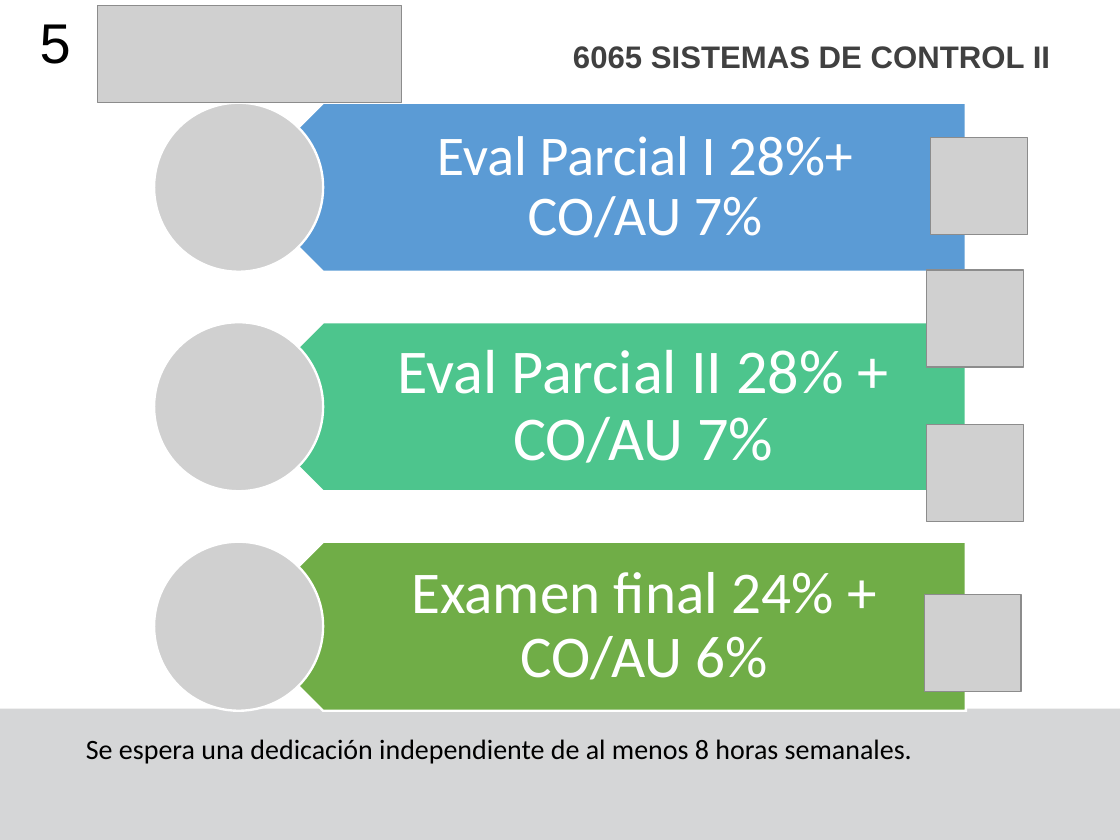
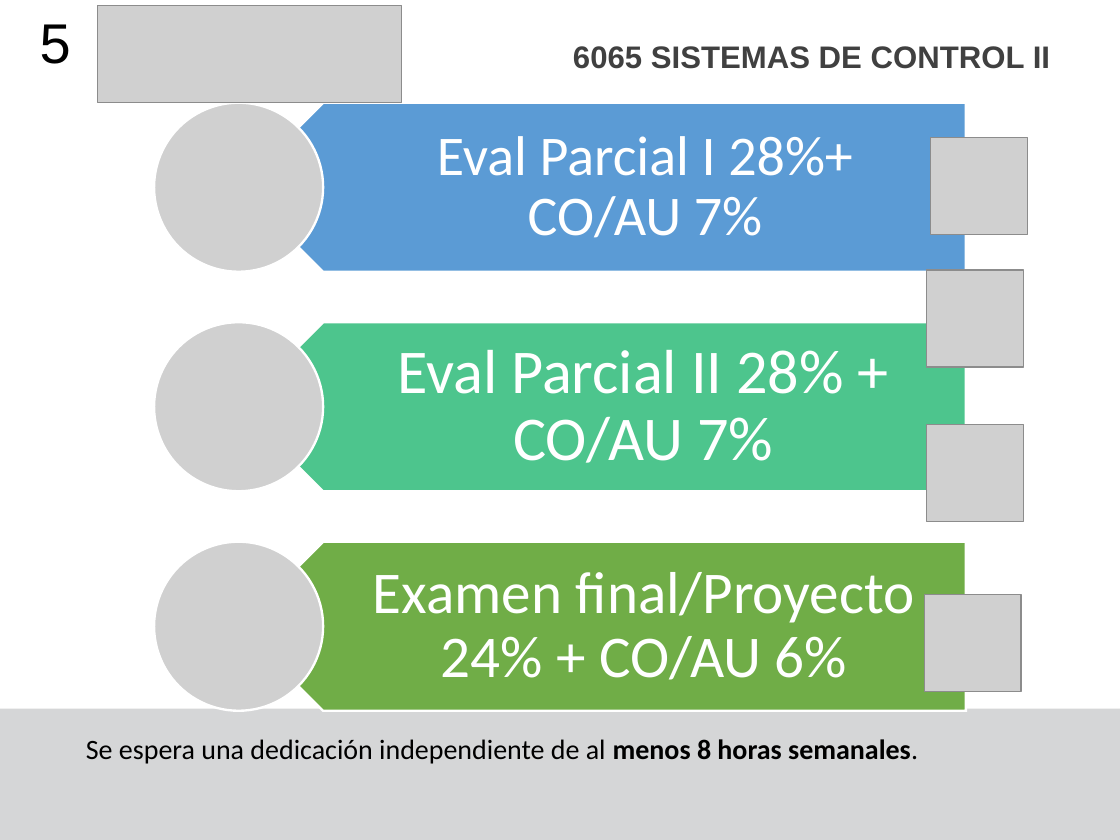
Before and after one commit to F4bian1012/Sistemas-de-Control-II---Ingenier-a-Mecatr-nica, a slide deck: slide 5 of Sesión_0/Introducción.pptx. Drawn at 1120x840 pixels with LibreOffice and Linux fonts; fonts in the diff are those of the drawing; grey boxes stand for pictures. Boxes give left, top, right and bottom in pixels: in the first picture for what was removed or moved away, otherwise in the second. Text is boxed around its words. In the diff, an @@ line names an element or a change of style, - is before the commit and + after.

```diff
--- a/Sesión_0/Introducción.pptx
+++ b/Sesión_0/Introducción.pptx
@@ text at (373, 572, 915, 680): text changed @@
-Examen final 24% + CO/AU 6%
+Examen final/Proyecto 24% + CO/AU 6%
@@ text "Se espera una dedicación independiente ..." at (86, 739, 918, 764): bold on in "menos 8 horas semanales." @@
```
Also in this commit, not shown: 2 other slides changed, 1 other file.
